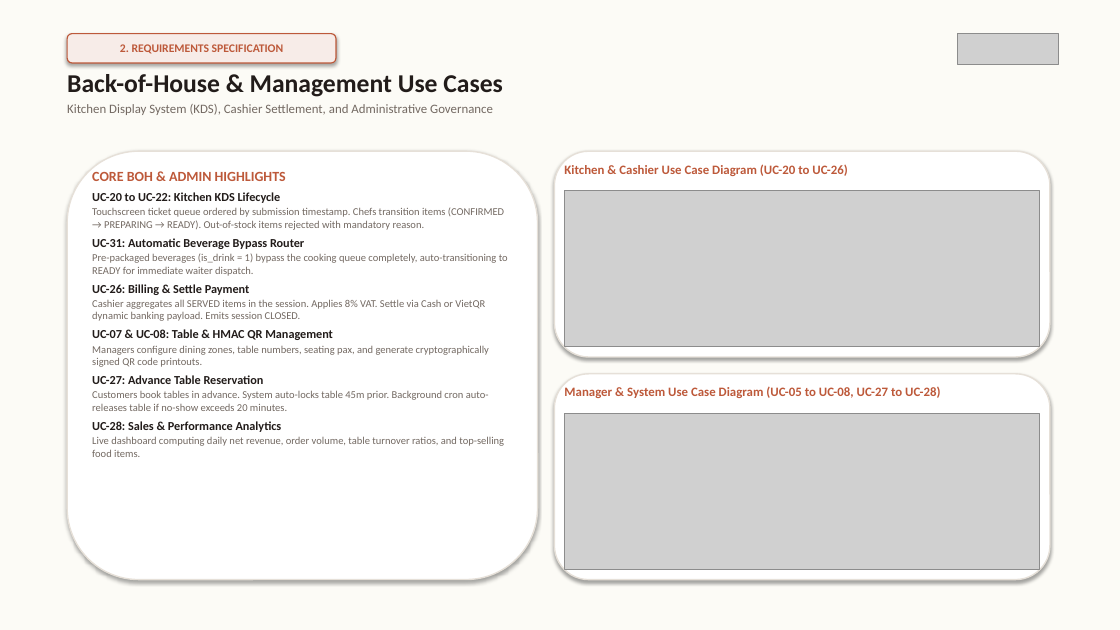
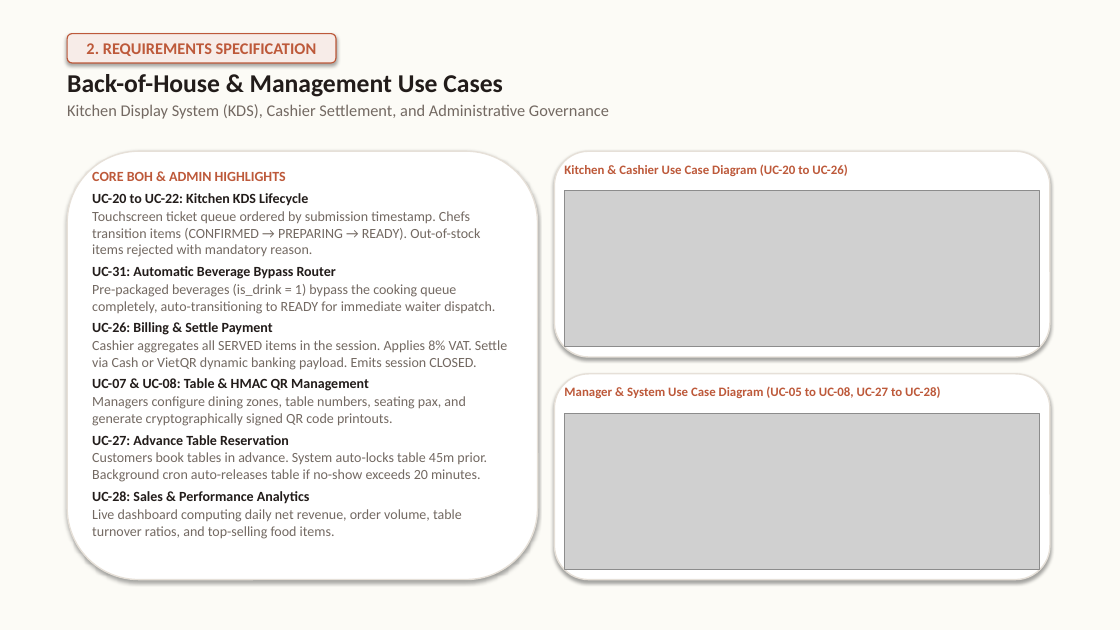
Before and after one commit to GROUP6-ROMS/Restaurant-Ordering-Management-System-ROMS, a slide deck: slide 6 of Documents/ROMS_Project_and_RDS_Overview.pptx. Drawn at 1120x630 pixels with LibreOffice and Linux fonts; fonts in the diff are those of the drawing; grey boxes stand for pictures. Boxes give left, top, right and bottom in pixels: in the first picture for what was removed or moved away, otherwise in the second. Text is boxed around its words. In the diff, an @@ line names an element or a change of style, - is before the commit and + after.

```diff
--- a/Documents/ROMS_Project_and_RDS_Overview.pptx
+++ b/Documents/ROMS_Project_and_RDS_Overview.pptx
@@ rounded rectangle "2. REQUIREMENTS SPECIFICATION" at (67, 34, 336, 63): size 10 to 14 pt @@
@@ picture removed at (958, 34, 1059, 65) @@
@@ text at (67, 104, 609, 119): size 11 to 14 pt in "Kitchen Display System (KDS), Cashier Settlement, and ..." @@
@@ text at (92, 193, 507, 539): size 10.5 to 12 pt in "UC-20 to UC-22: Kitchen KDS Lifecycle", "UC-31: Automatic Beverage Bypass Router", "UC-26: Billing & Settle Payment", "UC-07 & UC-08: Table & HMAC QR ..." and 2 more places; size 9 to 12 pt in "Touchscreen ticket queue ordered by submission timestamp. ...", "Pre-packaged beverages (is_drink = 1) bypass the ...", "Cashier aggregates all SERVED items in the ...", "Managers configure dining zones, table numbers, seating ..." and 2 more places @@
```
Also in this commit, not shown: 16 other slides changed, 10 other files.
